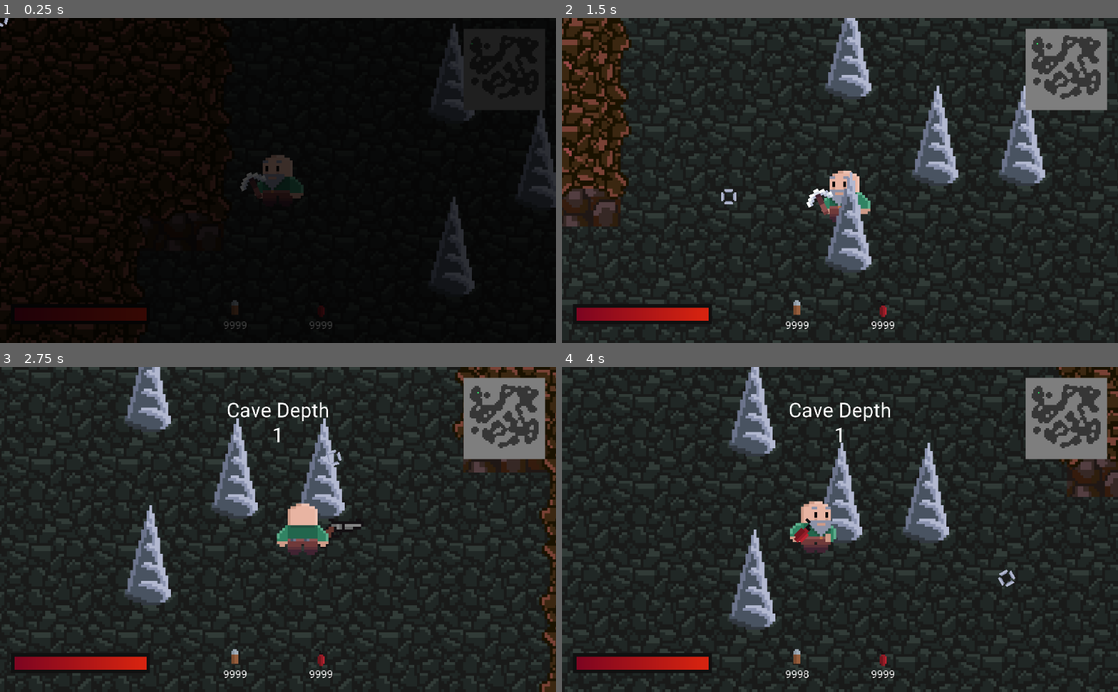
Above: before the commit, frames 1-4 (two rows, left to right).
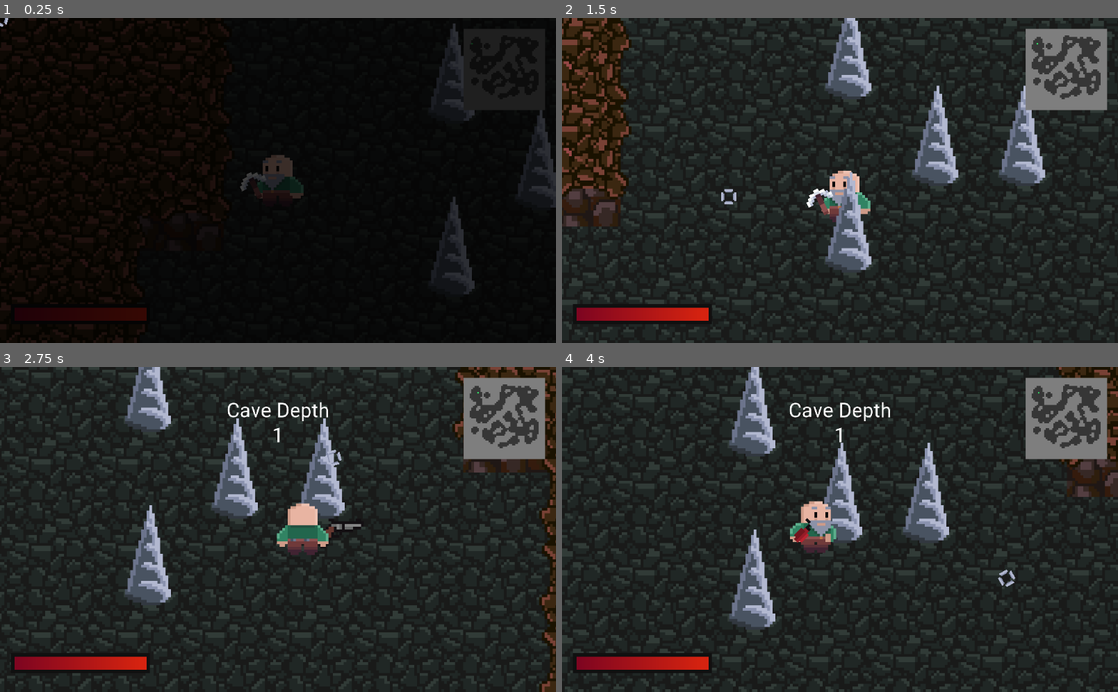
Above: after the commit, the same moments.

Repository: AyUpItsAli/Gunthers-Grotto-Coursework
Game: Godot game, scene res://World/Level/Level.tscn
Two runs of this game, one before a commit and one after it. Both use one fixed random seed, a clock stepped at 60 frames per second and the inputs below.
Inputs (mouse positions are in pixels of both pictures, inside the frame that each line leads up to):
- Up to frame 1 (0.25 s): no input
- Up to frame 2 (1.5 s): tap Enter (force_exit_cave) at 0.5 s; move the mouse to (962, 164) at 0.52 s; hold D (move_right) 0.53-1.28 s; hold 3 (equip_dynamite) 0.53-1.28 s; move the mouse to (728, 196) at 1.27 s; hold S (move_down) from 1.28 s (still down); tap 1 (equip_pickaxe) at 1.35 s
- Up to frame 3 (2.75 s): move the mouse to (333, 458) at 2.02 s; release S (move_down) at 2.03 s; hold D (move_right) from 2.03 s (still down); hold 2 (equip_revolver) from 2.03 s (still down)
- Up to frame 4 (4 s): move the mouse to (812, 594) at 2.77 s; release D (move_right) at 2.78 s; release 2 (equip_revolver) at 2.78 s; hold W (move_up) 2.78-3.53 s; click (812, 594) at 2.85 s; move the mouse to (1006, 578) at 3.52 s; hold A (move_left) from 3.53 s (still down); hold 3 (equip_dynamite) from 3.53 s (still down)

The runs differ from the first frame. In frame 1, 0.1% of the frame differs, in the area x 40-60%, y 86-96%; in frame 2, 0.2%; in frame 3, 0.2%; in frame 4, 0.2%.

Commit message:
Removed debug starting items

Diff:
--- a/World/Level/Level.gd
+++ b/World/Level/Level.gd
@@ -13,8 +13,6 @@
 
 func _ready():
 	generate_level() # Generate a new level when this scene is loaded
-	PlayerData.add_item(Globals.ItemIDs.REVOLVER_AMMO, 9999)
-	PlayerData.add_item(Globals.ItemIDs.DYNAMITE_STICK, 9999)
 
 func _unhandled_input(event):
 	# DEBUGGING:
